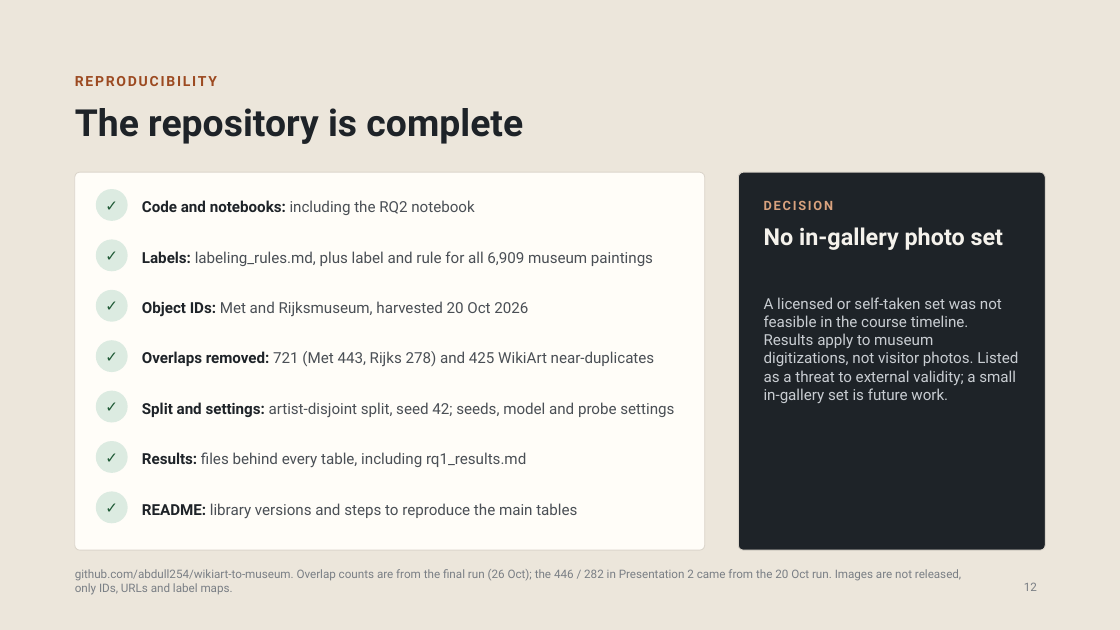
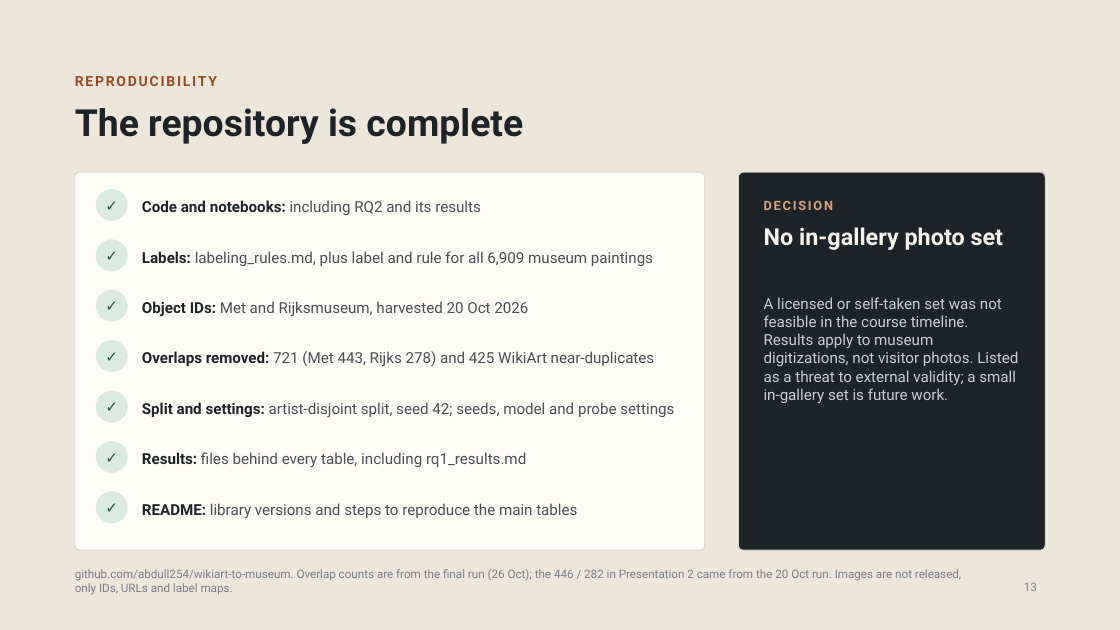
Before and after one commit to abdull254/wikiart-to-museum, a slide deck: slide 13 of slides/WikiArt_to_Museum_Progress_2026-11-18.pptx (slide 12 before the commit). Drawn at 1120x630 pixels with LibreOffice and Linux fonts; fonts in the diff are those of the drawing. Boxes give left, top, right and bottom in pixels: in the first picture for what was removed or moved away, otherwise in the second. Text is boxed around its words. In the diff, an @@ line names an element or a change of style, - is before the commit and + after.

Commit message:
Add RQ2 few-shot results: report, curve, run notebook, README and slide
- results/rq2/: full report (3 models x 2 directions x k = 0-50, 3 seeds), test-set sizes and floors, curve
- notebooks/rq2_fewshot.ipynb: the Nov 17 Colab run with outputs
- README, docs/settings.md, docs/todo.md: RQ2 results and settings
- Progress deck (Nov 18): RQ2 results slide, design slide and summary updated

```diff
--- a/slides/WikiArt_to_Museum_Progress_2026-11-18.pptx
+++ b/slides/WikiArt_to_Museum_Progress_2026-11-18.pptx
@@ text at (142,200,481,215): text changed @@
-Code and notebooks: including the RQ2 notebook
+Code and notebooks: including RQ2 and its results
```
Also in this commit, not shown: 6 other slides changed, 1 slide added, 7 other files.
